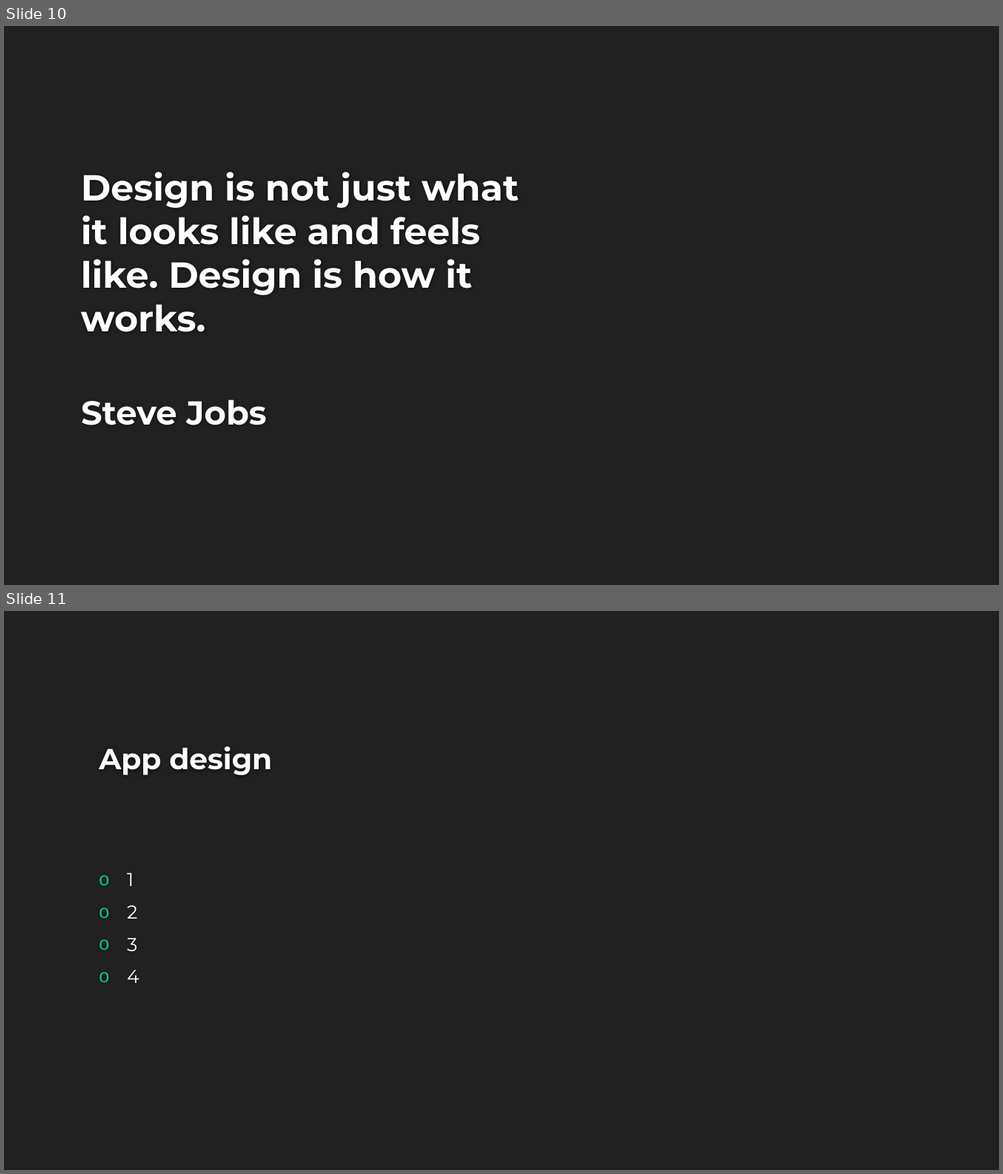
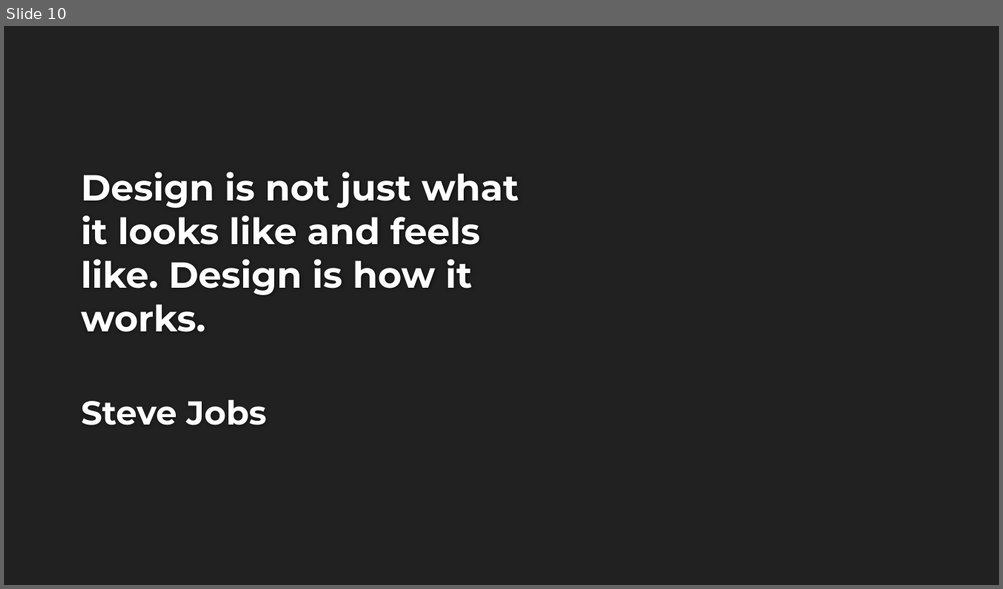
Before and after one commit to nathanshiaulam/cos333, a slide deck: Noms.pptx. Shown one above the other, each under a label of ours: slides 10 and 11 before the commit, slide 10 after it. The pictures are 1003x1174 and 1003x589 pixels, drawn with LibreOffice and Linux fonts; fonts in the diff are those of the drawing; background and template pictures are left out. Boxes give left, top, right and bottom in pixels: in the first picture for what was removed or moved away, otherwise in the second. Text is boxed around its words. In the diff, an @@ line names an element or a change of style, - is before the commit and + after.

```diff
--- a/Noms.pptx
+++ b/Noms.pptx
@@ slide 11 removed at [4, 611, 999, 1170], background #212121 @@
@@ title removed at [99, 746, 272, 775] @@
-App design
@@ text removed at [127, 873, 139, 983] @@
-o 1
-o 2
-o 3
-o 4
```
Also in this commit, not shown: 3 slides changed, 4 slides added, 2 other slides removed.
